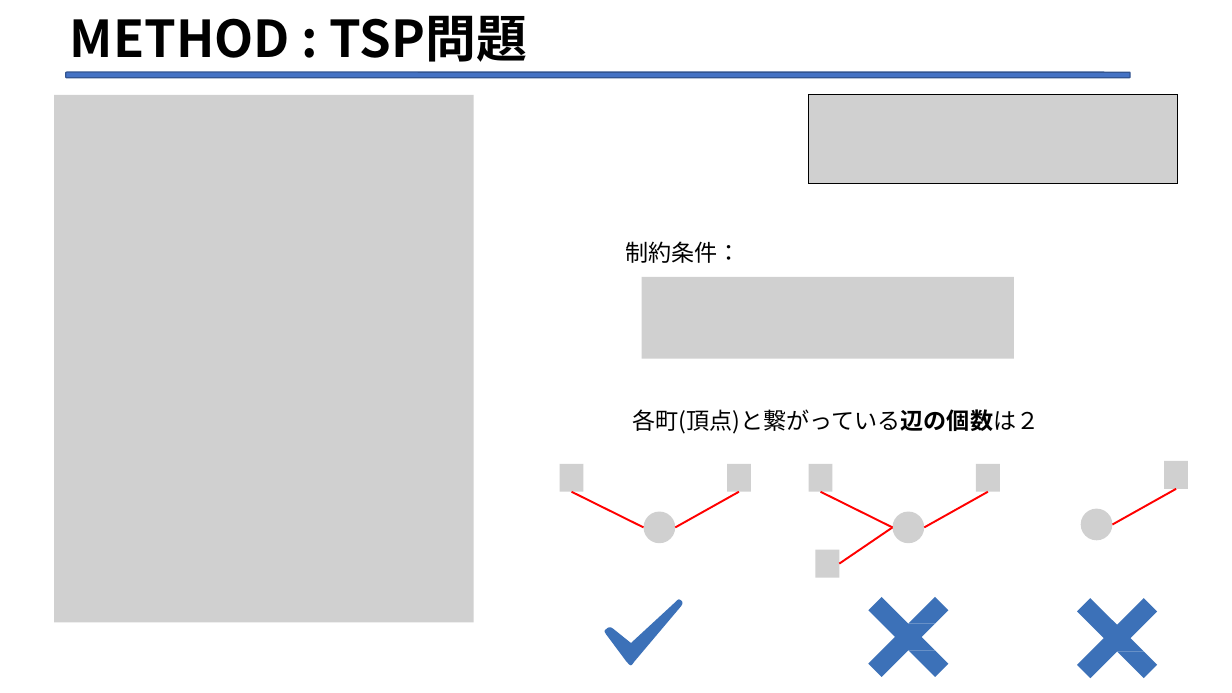
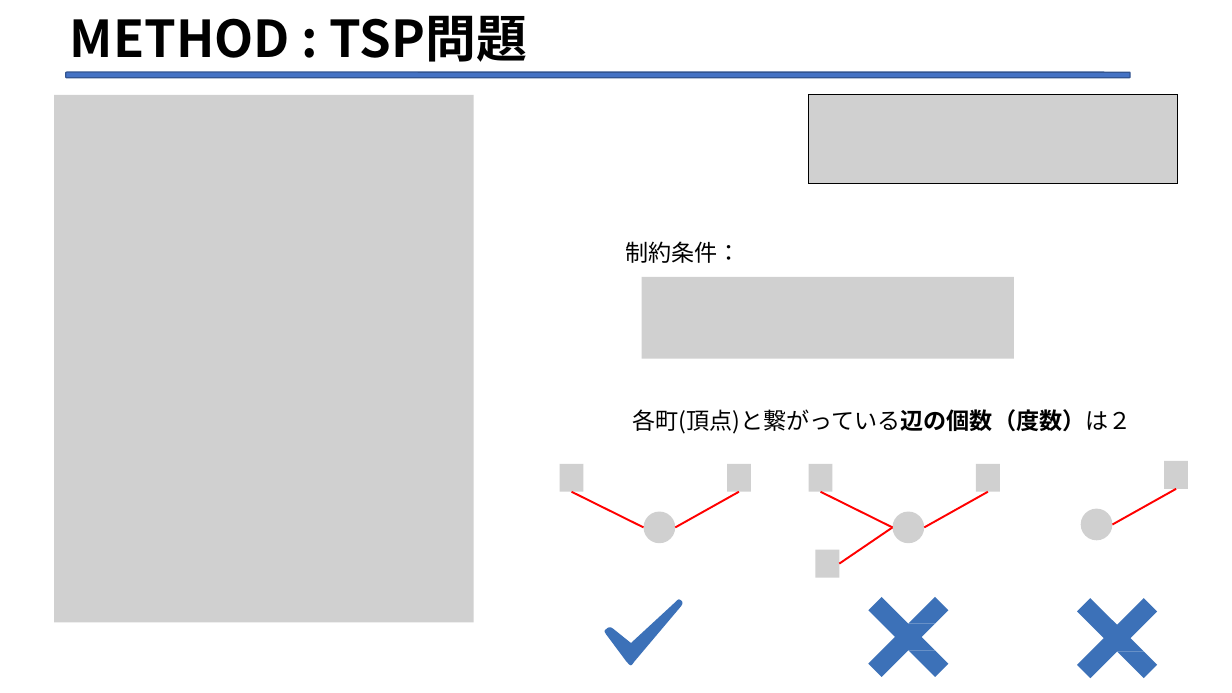
Before and after one commit to Legolas9999/zemi, a slide deck: slide 18 of 第二次/lcj_ron_zemi2.pptx. Drawn at 1232x693 pixels with LibreOffice and Linux fonts; fonts in the diff are those of the drawing; grey boxes stand for pictures. Boxes give left, top, right and bottom in pixels: in the first picture for what was removed or moved away, otherwise in the second. Text is boxed around its words. In the diff, an @@ line names an element or a change of style, - is before the commit and + after.

```diff
--- a/第二次/lcj_ron_zemi2.pptx
+++ b/第二次/lcj_ron_zemi2.pptx
@@ text at (x1=632, y1=409, x2=1132, y2=434): text changed @@
-各町(頂点)と繋がっている辺の個数は２
+各町(頂点)と繋がっている辺の個数（度数）は２
```
Also in this commit, not shown: 10 other slides changed.
